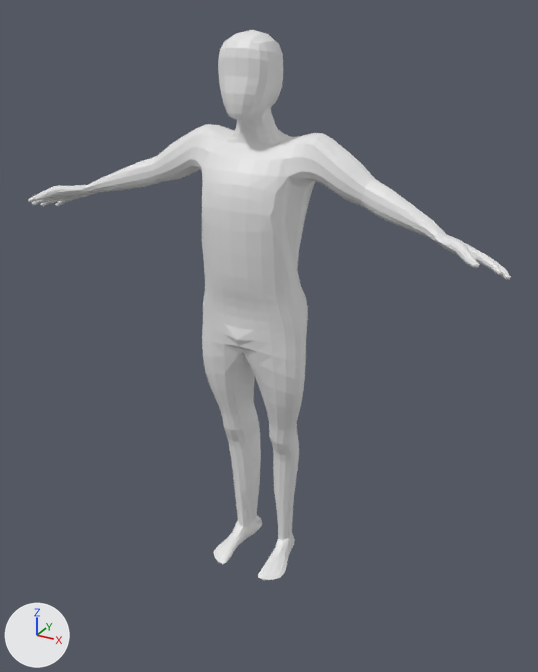
The Blender file Male.blend, before and after one commit.
One viewpoint serves both versions: a camera (50 mm lens) standing at (2.22, -3.93, 3.72) and looking at (-0.01, 0.12, 1.69). Every picture has the same lights, and +X, +Y and +Z are marked at lower left.
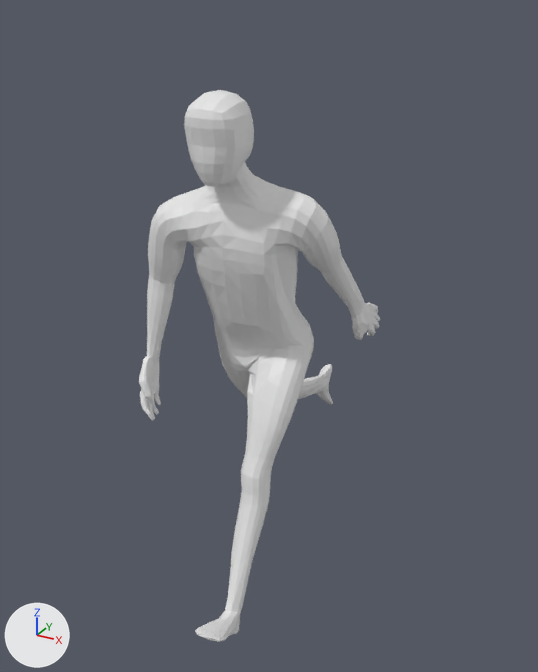
The newer file adds an action. The first version stands in its rest pose; the second is drawn at frame 0 of the action 'Run'.

Where the change shows, as pixel boxes (x1, y1, x2, y2) in the pictures (538 x 672 px):
'Cube', posed (50% narrower)
    before: (28, 30, 511, 580)
    after: (139, 90, 380, 642)

The change in detail:
Bone 'root' (bone_root) moves from (0.0, 0.0, 0.0) to (0.0, 0.052, 0.0).
Bone 'torso' (bone_torso) moves from (0.0, 0.0, 0.0) to (0.0, -0.003, -0.124).
Bone 'torso' (bone_torso) turns from (0, 0, 0) to (16, 2, -8) degrees about its own x, y and z.
Bone 'chest' (bone_chest) turns from (0, 0, 0) to (3, 0, 0) degrees about its own x, y and z.
Bone 'spine_fk.003' (bone_spine_fk_003) turns from (0, 0, 0) to (0, 9, 2) degrees about its own x, y and z.
Bone 'head' (bone_head) turns from (0, 0, 0) to (-3, 6, 0) degrees about its own x, y and z.
Bone 'upper_arm_fk.L' (bone_upper_arm_fk_l) turns from (0, 0, 0) to (-12, 3, -52) degrees about its own x, y and z.
Bone 'upper_arm_fk.L' (bone_upper_arm_fk_l) is rescaled from (1.0, 1.0, 1.0) to (0.99, 0.99, 0.99).
Bone 'forearm_fk.L' (bone_forearm_fk_l) turns from (0, 0, 0) to (-2, 3, -5) degrees about its own x, y and z.
Bone 'hand_fk.L' (bone_hand_fk_l) turns from (0, 0, 0) to (-19, 20, -21) degrees about its own x, y and z.
Bone 'f_index.01_master.L' (bone_f_index_01_master_l) moves from (0.0, 0.0, 0.0) to (0.011, -0.004, 0.0).
Bone 'f_index.01_master.L' (bone_f_index_01_master_l) is rescaled from (1.0, 1.0, 1.0) to (1.0, 0.93, 1.0).
Bone 'thumb.01_master.L' (bone_thumb_01_master_l) is rescaled from (1.0, 1.0, 1.0) to (1.0, 0.73, 1.0).
Bone 'f_index.01.L' (bone_f_index_01_l) moves from (0.0, 0.0, 0.0) to (-0.01, -0.001, -0.002).
Bone 'f_index.01.L' (bone_f_index_01_l) turns from (0, 0, 0) to (7, 1, -2) degrees about its own x, y and z.
Bone 'thumb.01.L' (bone_thumb_01_l) turns from (0, 0, 0) to (0, 8, 12) degrees about its own x, y and z.
Bone 'thumb.02.L' (bone_thumb_02_l) turns from (0, 0, 0) to (-21, 1, -2) degrees about its own x, y and z.
Bone 'thumb.03.L' (bone_thumb_03_l) turns from (0, 0, 0) to (-25, 7, 13) degrees about its own x, y and z.
Bone 'f_middle.01_master.L' (bone_f_middle_01_master_l) moves from (0.0, 0.0, 0.0) to (0.004, -0.003, 0.001).
Bone 'f_middle.01_master.L' (bone_f_middle_01_master_l) is rescaled from (1.0, 1.0, 1.0) to (1.0, 0.95, 1.0).
Bone 'f_ring.01_master.L' (bone_f_ring_01_master_l) moves from (0.0, 0.0, 0.0) to (-0.004, -0.004, 0.0).
Bone 'f_ring.01_master.L' (bone_f_ring_01_master_l) is rescaled from (1.0, 1.0, 1.0) to (1.0, 0.93, 1.0).
Bone 'f_pinky.01_master.L' (bone_f_pinky_01_master_l) moves from (0.0, 0.0, 0.0) to (-0.012, 0.0, 0.0).
Bone 'f_pinky.01_master.L' (bone_f_pinky_01_master_l) is rescaled from (1.0, 1.0, 1.0) to (1.0, 0.94, 1.0).
Bone 'f_pinky.01.L' (bone_f_pinky_01_l) moves from (0.0, 0.0, 0.0) to (0.009, 0.0, 0.003).
Bone 'f_pinky.01.L' (bone_f_pinky_01_l) turns from (0, 0, 0) to (5, -6, 18) degrees about its own x, y and z.
Bone 'upper_arm_fk.R' (bone_upper_arm_fk_r) turns from (0, 0, 0) to (9, -6, 16) degrees about its own x, y and z.
Bone 'upper_arm_fk.R' (bone_upper_arm_fk_r) is rescaled from (1.0, 1.0, 1.0) to (0.98, 0.98, 0.98).
Bone 'forearm_fk.R' (bone_forearm_fk_r) turns from (0, 0, 0) to (15, 11, 8) degrees about its own x, y and z.
Bone 'forearm_fk.R' (bone_forearm_fk_r) is rescaled from (1.0, 1.0, 1.0) to (1.01, 1.01, 1.01).
Bone 'hand_fk.R' (bone_hand_fk_r) turns from (0, 0, 0) to (14, 0, 1) degrees about its own x, y and z.
Bone 'f_index.01_master.R' (bone_f_index_01_master_r) moves from (0.0, 0.0, 0.0) to (-0.011, -0.004, 0.0).
Bone 'f_index.01_master.R' (bone_f_index_01_master_r) is rescaled from (1.0, 1.0, 1.0) to (1.0, 0.93, 1.0).
Bone 'thumb.01_master.R' (bone_thumb_01_master_r) is rescaled from (1.0, 1.0, 1.0) to (1.0, 0.73, 1.0).
Bone 'f_index.01.R' (bone_f_index_01_r) moves from (0.0, 0.0, 0.0) to (0.01, -0.001, -0.002).
Bone 'f_index.01.R' (bone_f_index_01_r) turns from (0, 0, 0) to (7, -1, 2) degrees about its own x, y and z.
Bone 'thumb.01.R' (bone_thumb_01_r) turns from (0, 0, 0) to (0, -8, -12) degrees about its own x, y and z.
Bone 'thumb.02.R' (bone_thumb_02_r) turns from (0, 0, 0) to (-21, -1, 2) degrees about its own x, y and z.
Bone 'thumb.03.R' (bone_thumb_03_r) turns from (0, 0, 0) to (-25, -7, -13) degrees about its own x, y and z.
Bone 'f_middle.01_master.R' (bone_f_middle_01_master_r) moves from (0.0, 0.0, 0.0) to (-0.004, -0.003, 0.001).
Bone 'f_middle.01_master.R' (bone_f_middle_01_master_r) is rescaled from (1.0, 1.0, 1.0) to (1.0, 0.95, 1.0).
Bone 'f_ring.01_master.R' (bone_f_ring_01_master_r) moves from (0.0, 0.0, 0.0) to (0.004, -0.004, 0.0).
Bone 'f_ring.01_master.R' (bone_f_ring_01_master_r) is rescaled from (1.0, 1.0, 1.0) to (1.0, 0.93, 1.0).
Bone 'f_pinky.01_master.R' (bone_f_pinky_01_master_r) moves from (0.0, 0.0, 0.0) to (0.012, 0.0, 0.0).
Bone 'f_pinky.01_master.R' (bone_f_pinky_01_master_r) is rescaled from (1.0, 1.0, 1.0) to (1.0, 0.94, 1.0).
Bone 'f_pinky.01.R' (bone_f_pinky_01_r) moves from (0.0, 0.0, 0.0) to (-0.009, 0.0, 0.003).
Bone 'f_pinky.01.R' (bone_f_pinky_01_r) turns from (0, 0, 0) to (5, 6, -18) degrees about its own x, y and z.
Bone 'shoulder.L' (bone_shoulder_l) turns from (0, 0, 0) to (-13, 8, 0) degrees about its own x, y and z.
Bone 'shoulder.R' (bone_shoulder_r) moves from (0.0, 0.0, 0.0) to (-0.037, -0.022, 0.02).
Bone 'shoulder.R' (bone_shoulder_r) turns from (0, 0, 0) to (-18, -12, 20) degrees about its own x, y and z.
Bone 'foot_ik.L' (bone_foot_ik_l) moves from (0.0, 0.0, 0.0) to (0.048, -0.535, 0.008).
Bone 'foot_ik.L' (bone_foot_ik_l) turns from (0, 0, 0) to (-39, -1, -2) degrees about its own x, y and z.
Bone 'foot_ik.R' (bone_foot_ik_r) moves from (0.0, 0.0, 0.0) to (0.0, 0.617, 0.337).
Bone 'foot_ik.R' (bone_foot_ik_r) turns from (0, 0, 0) to (99, 0, 0) degrees about its own x, y and z.
Bone 'toe_ik.R' (bone_toe_ik_r) turns from (0, 0, 0) to (-14, 0, 0) degrees about its own x, y and z.
